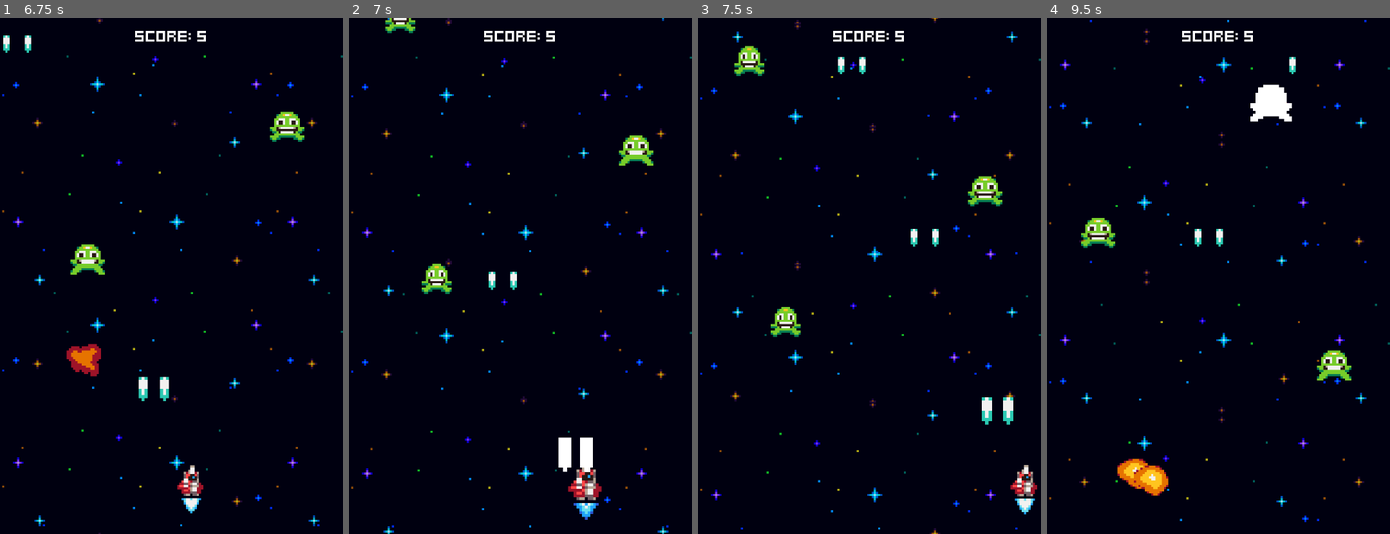
Above: before the commit, frames 1-4 (left to right).
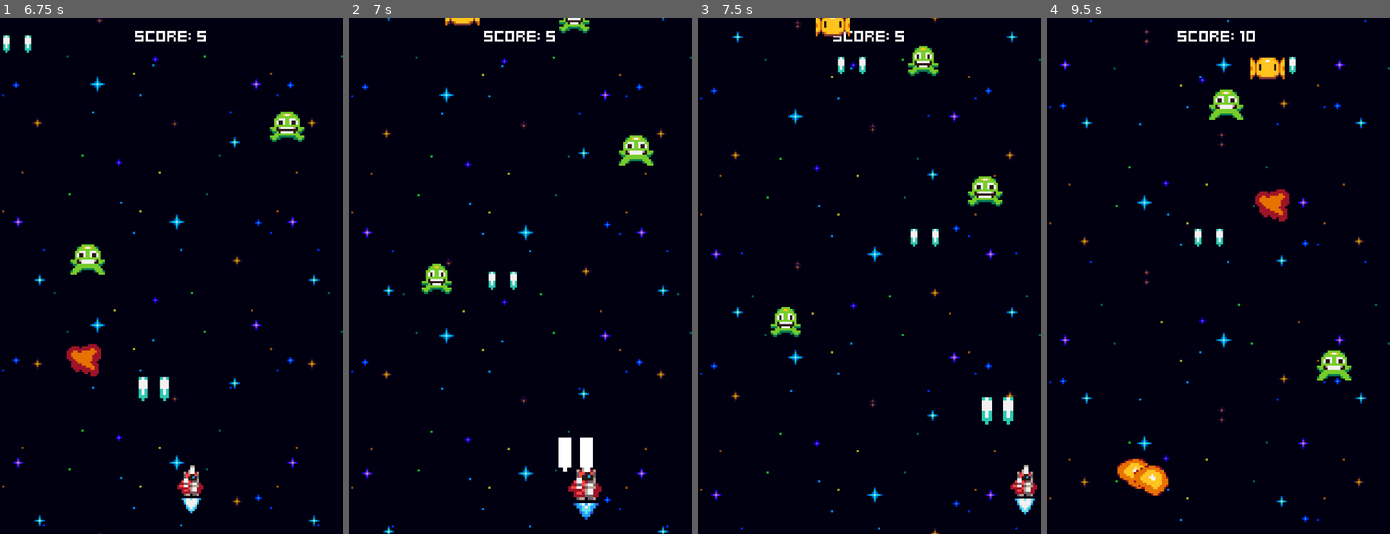
Above: after the commit, the same moments.

Repository: SeaBassy4/Galaxy-Shooter
Game: Godot game, scene res://menus/menu.tscn
Same seed, same stepped clock (60 frames per second), same inputs: the game is played once before the commit and once after it.
Inputs:
- Up to frame 1 (6.75 s): tap Space at 0.5 s; hold Right (ui_right) 0.53-1.28 s; tap Enter (ui_accept) at 0.6, 0.77, 1.07, 1.35, 1.52, 1.82, 2.1, 2.85, 3.02, 3.32, 3.6, 3.77, 4.07, 4.35, 4.52, 4.82, 5.1, 5.85, 6.02, 6.32, 6.6 s; hold Left (ui_left) 1.28-2.03 s; hold Right (ui_right) 2.03-3.53 s; hold Left (ui_left) 3.53-5.78 s; hold Right (ui_right) from 5.78 s (still down)
- Up to frame 2 (7 s): keep holding Right (ui_right); tap Enter (ui_accept) at 6.77 s
- Up to frame 3 (7.5 s): keep holding Right (ui_right); tap Enter (ui_accept) at 7.07, 7.35 s
- Up to frame 4 (9.5 s): tap Enter (ui_accept) at 7.52, 7.82, 8.1, 8.85, 9.02, 9.32 s; release Right (ui_right) at 8.03 s; hold Left (ui_left) from 8.03 s (still down)

Frame 1 is identical in both runs. In frame 2, 0.5% of the frame differs, in the area x 10-71%, y 0-3%; in frame 3, 1.1%; in frame 4, 2.6%, in the area x 9-72%, y 2-45%.

Commit message:
chore: yellow enemy logic + world randomization, tutorial 14

Diff:
--- a/enemies/enemy.gd
+++ b/enemies/enemy.gd
@@ -1,3 +1,4 @@
+class_name Enemy
 extends Node2D
 @onready var stats_component:  = $StatsComponent as StatsComponent
 @onready var move_component:  = $MoveComponent as MoveComponent
--- a/enemies/enemy_generator.gd
+++ b/enemies/enemy_generator.gd
@@ -1,17 +1,19 @@
 extends Node2D
 
 @export var GreenEnemyScene: PackedScene
+@export var YellowEnemyScene: PackedScene
 
 var margin = 8
 var screen_width = ProjectSettings.get_setting("display/window/size/viewport_width")
 
 @onready var spawner_component:  = $SpawnerComponent as SpawnerComponent
 @onready var green_enemy_spawn_timer: Timer = $GreenEnemySpawnTimer
+@onready var yellow_enemy_spawn_timer: Timer = $YellowEnemySpawnTimer
 
 
 func _ready() -> void:
 	green_enemy_spawn_timer.timeout.connect(handle_spawn.bind(GreenEnemyScene, green_enemy_spawn_timer))
-	green_enemy_spawn_timer.timeout.connect(handle_spawn.bind(GreenEnemyScene, green_enemy_spawn_timer))
+	yellow_enemy_spawn_timer.timeout.connect(handle_spawn.bind(YellowEnemyScene, yellow_enemy_spawn_timer))
 
 func handle_spawn(enemy_scene: PackedScene, timer: Timer) -> void:
 	spawner_component.scene = enemy_scene
--- a/enemies/enemy_generator.tscn
+++ b/enemies/enemy_generator.tscn
@@ -1,12 +1,14 @@
-[gd_scene load_steps=4 format=3 uid="uid://7okaopdc7rj1"]
+[gd_scene load_steps=5 format=3 uid="uid://7okaopdc7rj1"]
 
 [ext_resource type="Script" uid="uid://ce3iili6blpi7" path="res://enemies/enemy_generator.gd" id="1_k80ol"]
 [ext_resource type="Script" uid="uid://bneo6jj2rb37" path="res://components/spawner_component.gd" id="2_d5nw7"]
 [ext_resource type="PackedScene" uid="uid://ummsbadbn0w1" path="res://enemies/green_enemy.tscn" id="2_m4hnj"]
+[ext_resource type="PackedScene" uid="uid://dxk1227ox7d2x" path="res://enemies/yellow_enemy.tscn" id="3_m4hnj"]
 
 [node name="EnemyGenerator" type="Node2D"]
 script = ExtResource("1_k80ol")
 GreenEnemyScene = ExtResource("2_m4hnj")
+YellowEnemyScene = ExtResource("3_m4hnj")
 
 [node name="SpawnerComponent" type="Node2D" parent="."]
 script = ExtResource("2_d5nw7")
@@ -16,3 +18,8 @@
 wait_time = 1.5
 one_shot = true
 autostart = true
+
+[node name="YellowEnemySpawnTimer" type="Timer" parent="."]
+wait_time = 5.0
+one_shot = true
+autostart = true
--- /dev/null
+++ b/enemies/yellow_enemy.gd
@@ -0,0 +1,6 @@
+extends Enemy
+
+
+func _ready() -> void:
+	super()
+	move_component.velocity.x = [-20, 20].pick_random()
--- /dev/null
+++ b/enemies/yellow_enemy.tscn
@@ -0,0 +1,68 @@
+[gd_scene load_steps=10 format=3 uid="uid://dxk1227ox7d2x"]
+
+[ext_resource type="PackedScene" uid="uid://bgj53se0wm7v3" path="res://enemies/enemy.tscn" id="1_rilk2"]
+[ext_resource type="Script" uid="uid://bau4tlsv61iyo" path="res://enemies/yellow_enemy.gd" id="2_kcw3k"]
+[ext_resource type="Texture2D" uid="uid://cec2mk1i1olnw" path="res://assets/yellow_enemy.png" id="2_sy5vk"]
+[ext_resource type="Script" uid="uid://d3nlaswok2y06" path="res://components/border_bounce_component.gd" id="4_fg4df"]
+
+[sub_resource type="AtlasTexture" id="AtlasTexture_kcw3k"]
+atlas = ExtResource("2_sy5vk")
+region = Rect2(0, 0, 16, 16)
+
+[sub_resource type="AtlasTexture" id="AtlasTexture_fg4df"]
+atlas = ExtResource("2_sy5vk")
+region = Rect2(16, 0, 16, 16)
+
+[sub_resource type="SpriteFrames" id="SpriteFrames_m0yjl"]
+animations = [{
+"frames": [{
+"duration": 1.0,
+"texture": SubResource("AtlasTexture_kcw3k")
+}, {
+"duration": 1.0,
+"texture": SubResource("AtlasTexture_fg4df")
+}],
+"loop": true,
+"name": &"default",
+"speed": 4.0
+}]
+
+[sub_resource type="RectangleShape2D" id="RectangleShape2D_sy5vk"]
+size = Vector2(18, 12)
+
+[sub_resource type="RectangleShape2D" id="RectangleShape2D_kcw3k"]
+size = Vector2(12, 8)
+
+[node name="YellowEnemy" instance=ExtResource("1_rilk2")]
+script = ExtResource("2_kcw3k")
+
+[node name="AnimatedSprite2D" parent="." index="0"]
+sprite_frames = SubResource("SpriteFrames_m0yjl")
+autoplay = "default"
+frame_progress = 0.044360477
+
+[node name="StatsComponent" parent="." index="1"]
+health = 6
+
+[node name="MoveComponent" parent="." index="2"]
+velocity = Vector2(0, 10)
+
+[node name="VisibleOnScreenNotifier2D" parent="." index="3"]
+rect = Rect2(-8, -5, 16, 10)
+
+[node name="CollisionShape2D" type="CollisionShape2D" parent="HurtboxComponent" index="0"]
+position = Vector2(3, 4)
+shape = SubResource("RectangleShape2D_sy5vk")
+
+[node name="CollisionShape2D" type="CollisionShape2D" parent="HitboxComponent" index="0"]
+shape = SubResource("RectangleShape2D_kcw3k")
+debug_color = Color(0.9378932, 0.2509748, 0, 0.41960785)
+
+[node name="ScoreComponent" parent="." index="12"]
+adjust_amount = 10
+
+[node name="BorderBounceComponent" type="Node" parent="." index="13" node_paths=PackedStringArray("actor", "move_component")]
+script = ExtResource("4_fg4df")
+actor = NodePath("..")
+move_component = NodePath("../MoveComponent")
+metadata/_custom_type_script = "uid://d3nlaswok2y06"
--- a/world.gd
+++ b/world.gd
@@ -7,6 +7,7 @@
 
 
 func _ready() -> void:
+	randomize()
 	update_score_label(game_stats.score)
 	game_stats.score_changed.connect(update_score_label)
 
Not shown, added: enemies/yellow_enemy.gd.uid
